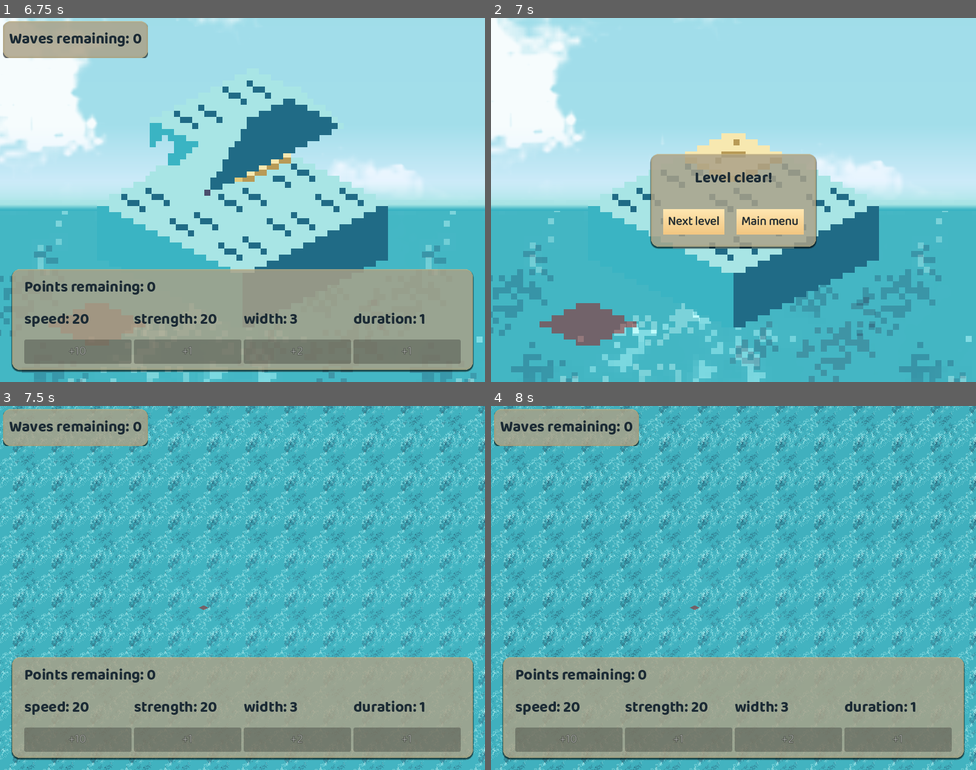
Above: before the commit, frames 1-4 (two rows, left to right).
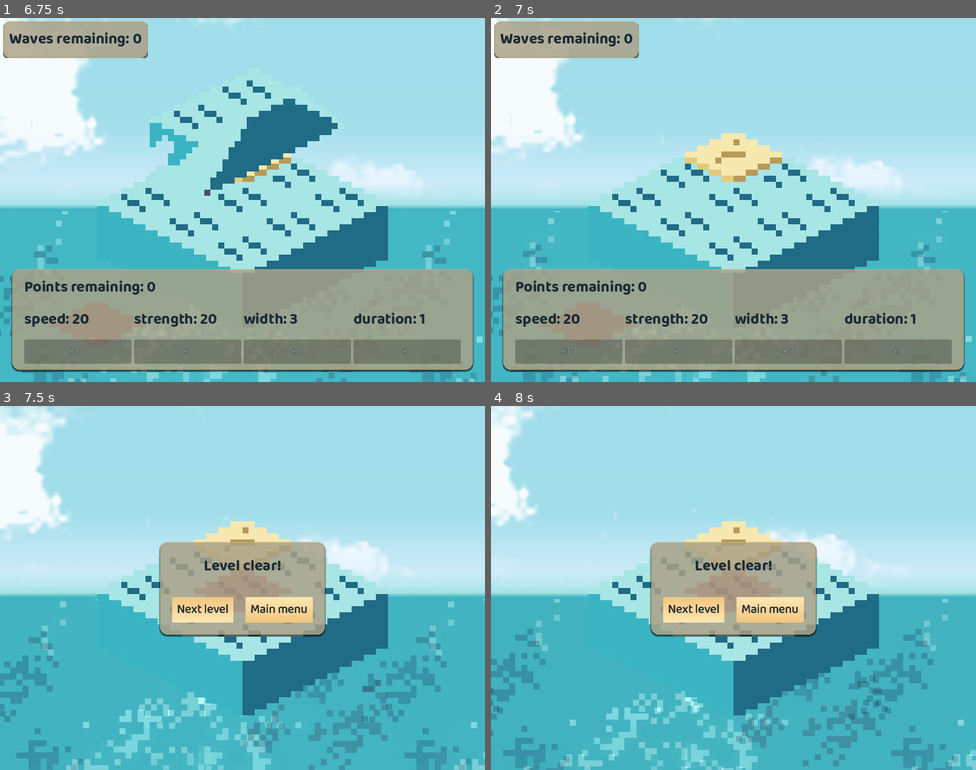
Above: after the commit, the same moments.

Repository: macmist/game-off-2025-waves
Game: Godot game, scene res://scenes/main_menu.tscn
Two runs of this game, one before a commit and one after it. Both use one fixed random seed, a clock stepped at 60 frames per second and the inputs below.
Inputs (mouse positions are in pixels of both pictures, inside the frame that each line leads up to):
- Up to frame 1 (6.75 s): click "Start Game" at 0.5 s; move the mouse to (349, 181) at 1.27 s; click (349, 181) at 1.42 s; move the mouse to (145, 218) at 2.02 s; click (145, 218) at 2.17 s; move the mouse to (291, 119) at 2.77 s; click (291, 119) at 2.92 s; move the mouse to (218, 272) at 3.52 s; click (218, 272) at 3.67 s; move the mouse to (388, 254) at 4.27 s; click (388, 254) at 4.42 s; move the mouse to (97, 145) at 5.02 s; click (97, 145) at 5.17 s; move the mouse to (266, 200) at 5.77 s; click (266, 200) at 5.92 s; click "+10" at 6.5 s
- Up to frame 2 (7 s): no input
- Up to frame 3 (7.5 s): click (203, 609) at 7.25 s, where only the run before the commit has a clickable "Next level"
- Up to frame 4 (8 s): no input

Frame 1 is identical in both runs. In frame 2, 39% of the frame differs, in the area x 0-98%, y 0-98%; in frame 3, 90%; in frame 4, 91%, in the area x 0-100%, y 0-100%.
Error before the commit: Attempt to call function 'get_line' in base 'null instance' on a null instance. (res://scripts/level_generator.gd:23)

Commit message:
feat: changed waves to be independant

Diff:
--- a/components/castle/boulder.tscn
+++ b/components/castle/boulder.tscn
@@ -7,6 +7,8 @@
 
 [node name="Sprite2D" type="Sprite2D" parent="."]
 texture_filter = 1
+position = Vector2(4.76837e-07, 1)
+scale = Vector2(0.875, 0.875)
 texture = ExtResource("1_kyak7")
 
 [node name="CollisionPolygon2D" type="CollisionPolygon2D" parent="."]
--- a/components/castle/towers/tower.tscn
+++ b/components/castle/towers/tower.tscn
@@ -20,13 +20,9 @@
 color = Color(0.788235, 0.65098, 0.458824, 1)
 color_ramp = SubResource("GradientTexture1D_qb4ix")
 
-[node name="Tower" type="RigidBody2D"]
+[node name="Tower" type="StaticBody2D"]
 z_index = 1
 y_sort_enabled = true
-mass = 0.001
-gravity_scale = 0.0
-freeze = true
-freeze_mode = 1
 script = ExtResource("1_wqo2f")
 tower_top = ExtResource("2_flng0")
 tower_middle = ExtResource("3_7a5un")
--- a/components/waves/wave_end_NE.tscn
+++ b/components/waves/wave_end_NE.tscn
@@ -19,7 +19,9 @@
 color_ramp = SubResource("GradientTexture1D_kvyns")
 turbulence_enabled = true
 
-[node name="WaveStart" type="RigidBody2D"]
+[node name="WaveStart" type="RigidBody2D" groups=["Wave"]]
+z_index = 1
+y_sort_enabled = true
 collision_layer = 2
 freeze = true
 freeze_mode = 1
--- a/components/waves/wave_end_NW.tscn
+++ b/components/waves/wave_end_NW.tscn
@@ -19,7 +19,9 @@
 color_ramp = SubResource("GradientTexture1D_hvuct")
 turbulence_enabled = true
 
-[node name="WaveStart" type="RigidBody2D"]
+[node name="WaveStart" type="RigidBody2D" groups=["Wave"]]
+z_index = 1
+y_sort_enabled = true
 collision_layer = 2
 freeze = true
 freeze_mode = 1
--- a/components/waves/wave_middle.tscn
+++ b/components/waves/wave_middle.tscn
@@ -19,7 +19,9 @@
 color_ramp = SubResource("GradientTexture1D_6jwhp")
 turbulence_enabled = true
 
-[node name="WaveMiddle" type="RigidBody2D"]
+[node name="WaveMiddle" type="RigidBody2D" groups=["Wave"]]
+z_index = 1
+y_sort_enabled = true
 collision_layer = 2
 freeze = true
 freeze_mode = 1
@@ -40,6 +42,7 @@
 polygon = PackedVector2Array(-6, -8, 0, -6, 6, -8, 0, -11)
 
 [node name="Splash" type="GPUParticles2D" parent="."]
+y_sort_enabled = true
 emitting = false
 amount = 20
 process_material = SubResource("ParticleProcessMaterial_83a86")
--- a/components/waves/wave_start_NE.tscn
+++ b/components/waves/wave_start_NE.tscn
@@ -19,7 +19,9 @@
 color_ramp = SubResource("GradientTexture1D_spej5")
 turbulence_enabled = true
 
-[node name="WaveStart" type="RigidBody2D"]
+[node name="WaveStart" type="RigidBody2D" groups=["Wave"]]
+z_index = 1
+y_sort_enabled = true
 collision_layer = 2
 freeze = true
 freeze_mode = 1
--- a/components/waves/wave_start_NW.tscn
+++ b/components/waves/wave_start_NW.tscn
@@ -19,7 +19,9 @@
 color_ramp = SubResource("GradientTexture1D_3dwb8")
 turbulence_enabled = true
 
-[node name="WaveStart" type="RigidBody2D"]
+[node name="WaveStart" type="RigidBody2D" groups=["Wave"]]
+z_index = 1
+y_sort_enabled = true
 collision_layer = 2
 freeze = true
 freeze_mode = 1
--- a/scripts/game.gd
+++ b/scripts/game.gd
@@ -18,7 +18,8 @@
 const LEVEL_SCENE = "res://scenes/game_scene.tscn"
 
 func try_game_over():
-	if num_of_waves.current == 0 &&  get_tree().get_node_count_in_group("Wave") <= 1:
+	await get_tree().create_timer(.3).timeout
+	if num_of_waves.current == 0 &&  get_tree().get_node_count_in_group("Wave") <= 0:
 		if get_tree().get_node_count_in_group("Tower") == 0:
 			level_complete.emit(level.current)
 		else:
@@ -52,6 +53,3 @@
 						if level_number > max_level.current:
 							max_level.current = level_number
 			file_name = dir.get_next()
-
-	else:
-		print("no dir")
--- a/scripts/tower.gd
+++ b/scripts/tower.gd
@@ -1,4 +1,4 @@
-extends RigidBody2D
+extends StaticBody2D
 
 class_name Tower
 
@@ -37,15 +37,7 @@
 
 
 func _update_collision_shape() -> void:
-	var collisions = find_children("*", "CollisionShape2D")
-	if collisions.size() > 0:
-		var col = collisions[0];
-		var shape = RectangleShape2D.new()
-		shape.size.x = 8
-		shape.size.y = 4
-		col.shape = shape
-		col.position.y = 4
-		col.position.x = 0
+	pass
 
 
 func play_hit_shake(callback: Callable):
--- a/scripts/wave.gd
+++ b/scripts/wave.gd
@@ -7,7 +7,6 @@
 @export var tile_size: Vector2 = Vector2(16, 8)
 @export var direction: WaveGenerator.DIRECTION = WaveGenerator.DIRECTION.NORTH_EAST
 @export var offset: Vector2 = Vector2(0, 0)
-@export var collision_width: float = 16.0 # tweakable collision thickness
 
 @export var speed: float = 10
 @export var distance: int = 2
@@ -17,26 +16,29 @@
 
 
 func _ready() -> void:
-	global_position = start_point
-	var direction_vec = (Vector2.UP + (Vector2.RIGHT if direction == WaveGenerator.DIRECTION.NORTH_EAST else Vector2.LEFT))
-	target = global_position + direction_vec * tile_size * distance / 2
+	pass
+	#global_position = start_point
+	#var direction_vec = (Vector2.UP + (Vector2.RIGHT if direction == WaveGenerator.DIRECTION.NORTH_EAST else Vector2.LEFT))
+	#target = global_position + direction_vec * tile_size * distance / 2
+	#
 
+#func _physics_process(delta: float) -> void:
+	#global_position = global_position.move_toward(target, speed * delta)
+	#if global_position == target:
+		#explode()
+		#
 
-func _physics_process(delta: float) -> void:
-	global_position = global_position.move_toward(target, speed * delta)
-	if global_position == target:
-		explode()
-
-
-
-func on_exploded():
-	Game.try_game_over()
-	queue_free()
-
-
-func explode():
-	var destruction_animation_tween = create_tween()
-	destruction_animation_tween.tween_property(self, "scale", Vector2(0, 0), 0.15)\
-	.set_trans(Tween.TRANS_SINE).set_ease(Tween.EASE_IN)
-	destruction_animation_tween.parallel().tween_property(self, "modulate:a", 0.0, 0.15)
-	destruction_animation_tween.tween_callback(on_exploded)
+#
+#func on_exploded():
+	#Game.try_game_over()
+	#queue_free()
+	#
+#
+#func explode():
+	#var destruction_animation_tween = create_tween()
+	#destruction_animation_tween.tween_property(self, "scale", Vector2(0, 0), 0.15)\
+	#.set_trans(Tween.TRANS_SINE).set_ease(Tween.EASE_IN)
+	#destruction_animation_tween.parallel().tween_property(self, "modulate:a", 0.0, 0.15)
+	#destruction_animation_tween.tween_callback(on_exploded)
+#
+	#
--- a/scripts/wave_generator.gd
+++ b/scripts/wave_generator.gd
@@ -23,46 +23,48 @@
 var start_position: Vector2
 
 func build_wave():
-	var wave: Wave = base_wave.instantiate()
 	wave_size = Game.width.current - 2 # don't take the side into consideration
 	var total_tiles = Game.width.current
 	# instantiate enough middle tile
 	# based on wave size
 	var total_size = total_tiles * tile_size
 
-	# TODO: handle correct offset when direction is north west
 	var offset_x = -total_size.x / 4 + tile_size.x / 4
 	var offset_y = -total_size.y / 4 + tile_size.y / 4
 
 	var dir_x := 1.0 if direction == DIRECTION.NORTH_EAST else -1.0
 
-	var points: Array[Vector2] = []
-
-	var start_tile = wave_start_north_east.instantiate() if direction == DIRECTION.NORTH_EAST else wave_start_north_west.instantiate()
-	start_tile.position = Vector2(offset_x * dir_x, offset_y)
-	wave.add_child(start_tile)
-	points.append(start_tile.position)
-
+	var start_tile: WavePart = wave_start_north_east.instantiate() if direction == DIRECTION.NORTH_EAST else wave_start_north_west.instantiate()
+	level_generator.add_child(start_tile)
+	start_tile.global_position = start_position +  Vector2(offset_x * dir_x, offset_y)
+	print(start_tile.global_position)
+	start_tile.distance = Game.duration.current
+	start_tile.speed = Game.speed.current
+	start_tile.direction = direction
+	start_tile.calculate_target()
 
 	for i in range(wave_size):
-		var mid_tile = wave_middle.instantiate()
-		mid_tile.position = Vector2(offset_x * dir_x + dir_x * (i + 1) * tile_size.x / 2, offset_y + (i + 1) * tile_size.y / 2)
-		wave.add_child(mid_tile)
-		points.append(mid_tile.position)
+		var mid_tile: WavePart = wave_middle.instantiate()
+		level_generator.add_child(mid_tile)
+		mid_tile.global_position = start_position + Vector2(offset_x * dir_x + dir_x * (i + 1) * tile_size.x / 2, offset_y + (i + 1) * tile_size.y / 2)
+		print(mid_tile.global_position)
+		mid_tile.speed = Game.speed.current
+		mid_tile.direction = direction
+		mid_tile.distance = Game.duration.current
+		mid_tile.calculate_target()
 
-	var end_tile = wave_end_north_east.instantiate() if direction == DIRECTION.NORTH_EAST else wave_end_north_west.instantiate()
-	end_tile.position =  Vector2(offset_x * dir_x + dir_x * (wave_size + 1) * tile_size.x / 2, offset_y + (wave_size + 1) * tile_size.y / 2)
-	wave.add_child(end_tile)
-	points.append(end_tile.position)
-	#_create_collision_polygon(points, wave)
-	if start_position != null:
-		wave.start_point = start_position
-	if direction != null:
-		wave.direction = direction
-	wave.distance = Game.duration.current
-	wave.speed = Game.speed.current
+	var end_tile: WavePart = wave_end_north_east.instantiate() if direction == DIRECTION.NORTH_EAST else wave_end_north_west.instantiate()
+	level_generator.add_child(end_tile)
+	end_tile.global_position = start_position + Vector2(offset_x * dir_x + dir_x * (wave_size + 1) * tile_size.x / 2, offset_y + (wave_size + 1) * tile_size.y / 2)
+	print(end_tile.global_position)
+	end_tile.distance = Game.duration.current
+	end_tile.speed = Game.speed.current
+	end_tile.direction = direction
+	end_tile.calculate_target()
 
-	level_generator.add_child(wave) # we instantiate everything on the level generator to be able to properly order by y index
+	for x in level_generator.get_children():
+		if x is WavePart:
+			x.collision_enabled = true
 
 
 func _on_button_pressed() -> void:
--- a/scripts/wave_part.gd
+++ b/scripts/wave_part.gd
@@ -4,12 +4,30 @@
 @export var strength: int = Game.strength.current
 @export var health: int = 30
 @onready var splash: GPUParticles2D = $Splash
+@export var direction: WaveGenerator.DIRECTION = WaveGenerator.DIRECTION.NORTH_EAST
+@export var distance: int = 2
+@export var tile_size: Vector2 = Vector2(16, 8)
+@export var speed: float = 10
 
+var start_position: Vector2
+
+var target: Vector2
+var distance_spent: int = 0
 var touched_objects = []
+var collision_enabled = false
 
 func _ready():
 	body_entered.connect(_on_body_entered)
 
+func calculate_target():
+	var direction_vec = (Vector2.UP + (Vector2.RIGHT if direction == WaveGenerator.DIRECTION.NORTH_EAST else Vector2.LEFT))
+	target = global_position + direction_vec * tile_size * distance / 2
+	start_position = global_position
+
+func _physics_process(delta: float) -> void:
+	global_position = global_position.move_toward(target, speed * delta)
+	if global_position == target:
+		hit()
 
 func hit():
 	var destruction_animation_tween = create_tween()
@@ -20,13 +38,21 @@
 
 
 func splash_and_destroy():
+	Game.try_game_over()
 	splash.restart()
 	queue_free()
 
 func _on_body_entered(body: Node) -> void:
+	# There is some weird behabiour on level 4 where any wave part will destroy the tower at (0,1) directly on spawn
+	# This function ensures we only collide with object close enough to the wave
+	if !at_touching_distance(body.global_position, self.global_position):
+		return
+	if  !collision_enabled:
+		return
 	if not touched_objects.has(body):
 		touched_objects.append(body)
 		if body is Tower:
+			print(body.name," ", self.name, " ", body.global_position, self.global_position)
 			var touch = min(strength, health)
 			var destroyed = body.damage(touch)
 			if !destroyed: # The object was too strong and the wave gets destroyed
@@ -38,3 +64,19 @@
 
 		if body.is_in_group("Boulder"):
 			hit()
+
+
+func at_touching_distance(a: Vector2, b: Vector2):
+	var x = abs(a.x - b.x)
+	var y = abs(a.y - b.y)
+	print("x ", x, "y ", y)
+	return x <= tile_size.x && y <= tile_size.y / 2
+
+
+func snap_to_grid(pos: Vector2) -> Vector2:
+	var half_tile = tile_size * 0.5
+
+	var x: float = round((pos.x / half_tile.x + pos.y / half_tile.y) * .5)
+	var y: float = round((pos.y / half_tile.y - pos.x / half_tile.x) * .5)
+
+	return Vector2(x - y, x + y) * half_tile + Vector2(4, 0)
Not shown, changed: levels/level_4.txt
